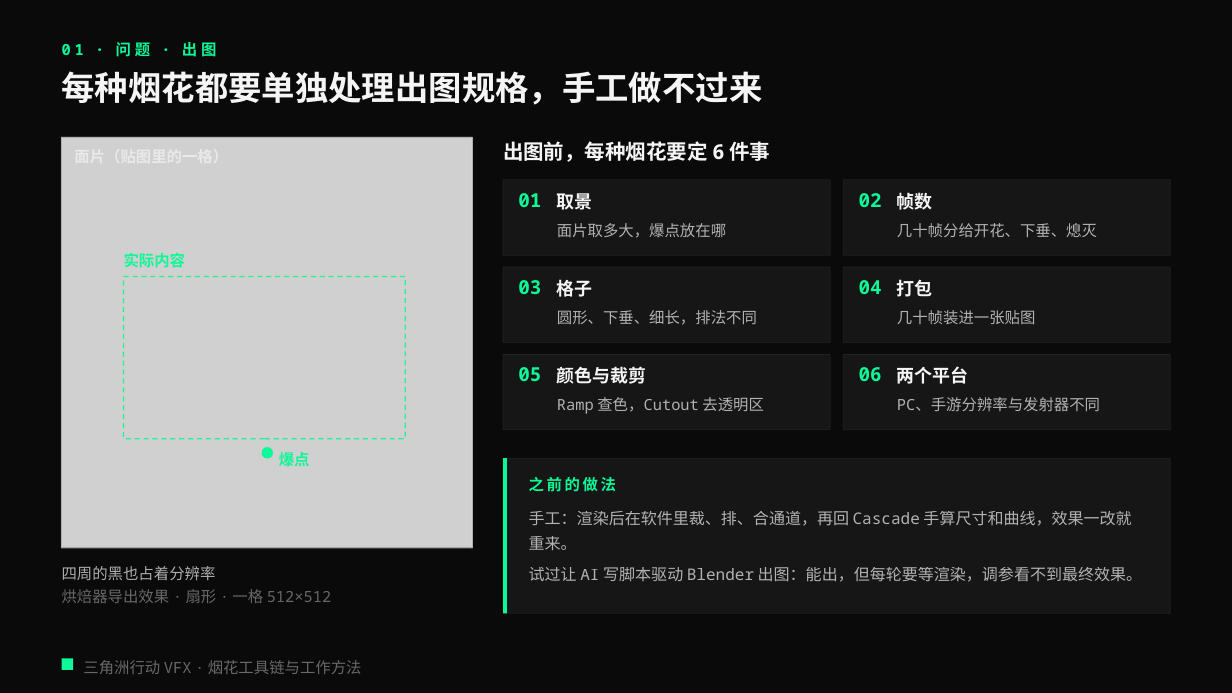
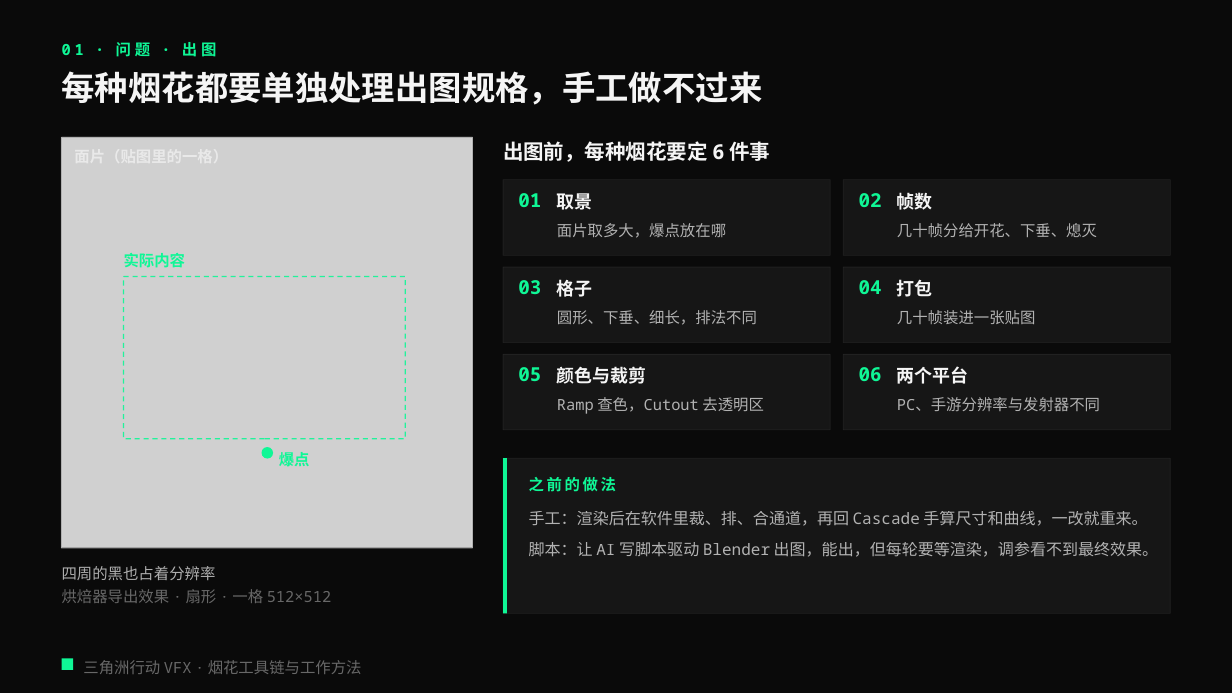
Before and after one commit to loccmaiii-lang/FireWorksLab, a slide deck: slide 3 of 协作/提示词/分享PPT交接_2026-10-29/第三版交付/烟花秀AI全流程_第三版.pptx. Drawn at 1232x693 pixels with LibreOffice and Linux fonts; fonts in the diff are those of the drawing; grey boxes stand for pictures. Boxes give left, top, right and bottom in pixels: in the first picture for what was removed or moved away, otherwise in the second. Text is boxed around its words. In the diff, an @@ line names an element or a change of style, - is before the commit and + after.

```diff
--- a/协作/提示词/分享PPT交接_2026-10-29/第三版交付/烟花秀AI全流程_第三版.pptx
+++ b/协作/提示词/分享PPT交接_2026-10-29/第三版交付/烟花秀AI全流程_第三版.pptx
@@ text at box(529, 511, 1158, 557): text changed @@
-手工：渲染后在软件里裁、排、合通道，再回 Cascade 手算尺寸和曲线，效果一改就重来。
-试过让 AI 写脚本驱动 Blender 出图：能出，但每轮要等渲染，调参看不到最终效果。
+手工：渲染后在软件里裁、排、合通道，再回 Cascade 手算尺寸和曲线，一改就重来。
+脚本：让 AI 写脚本驱动 Blender 出图，能出，但每轮要等渲染，调参看不到最终效果。
```
Also in this commit, not shown: 22 other slides changed, 14 other files.
